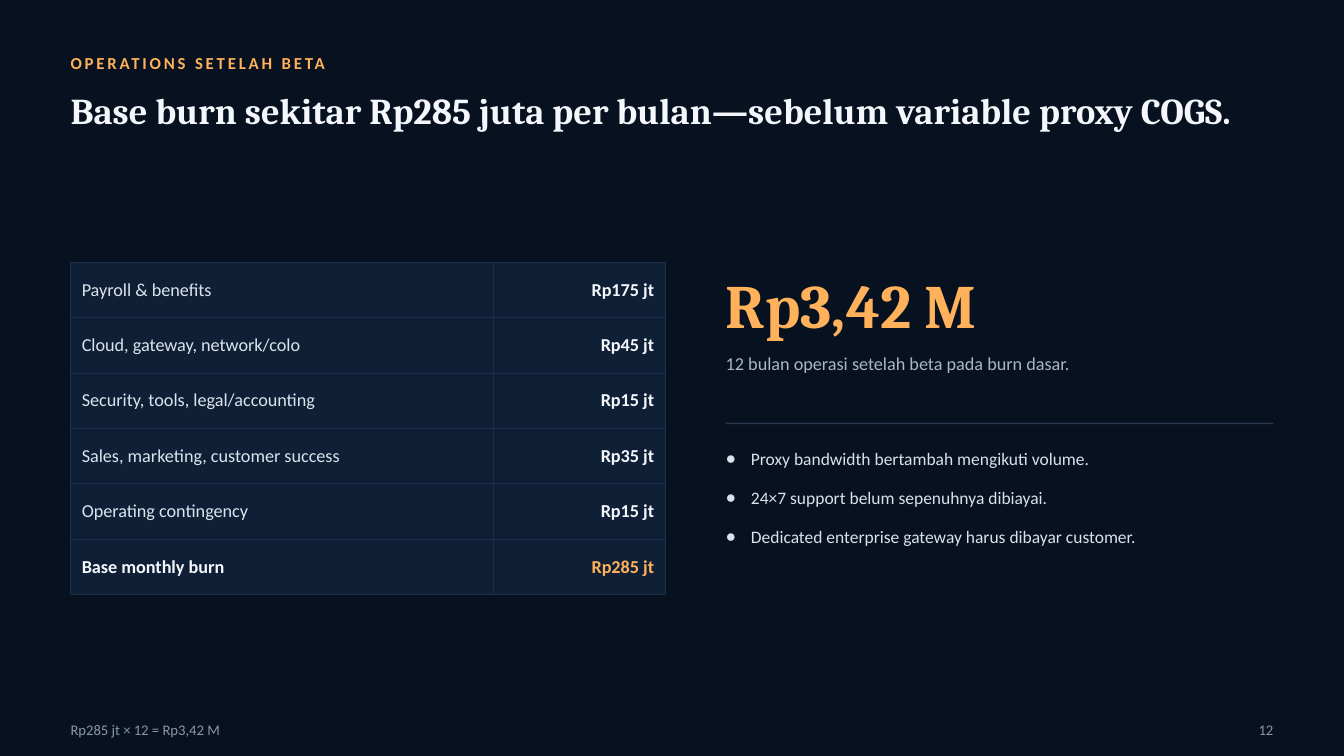
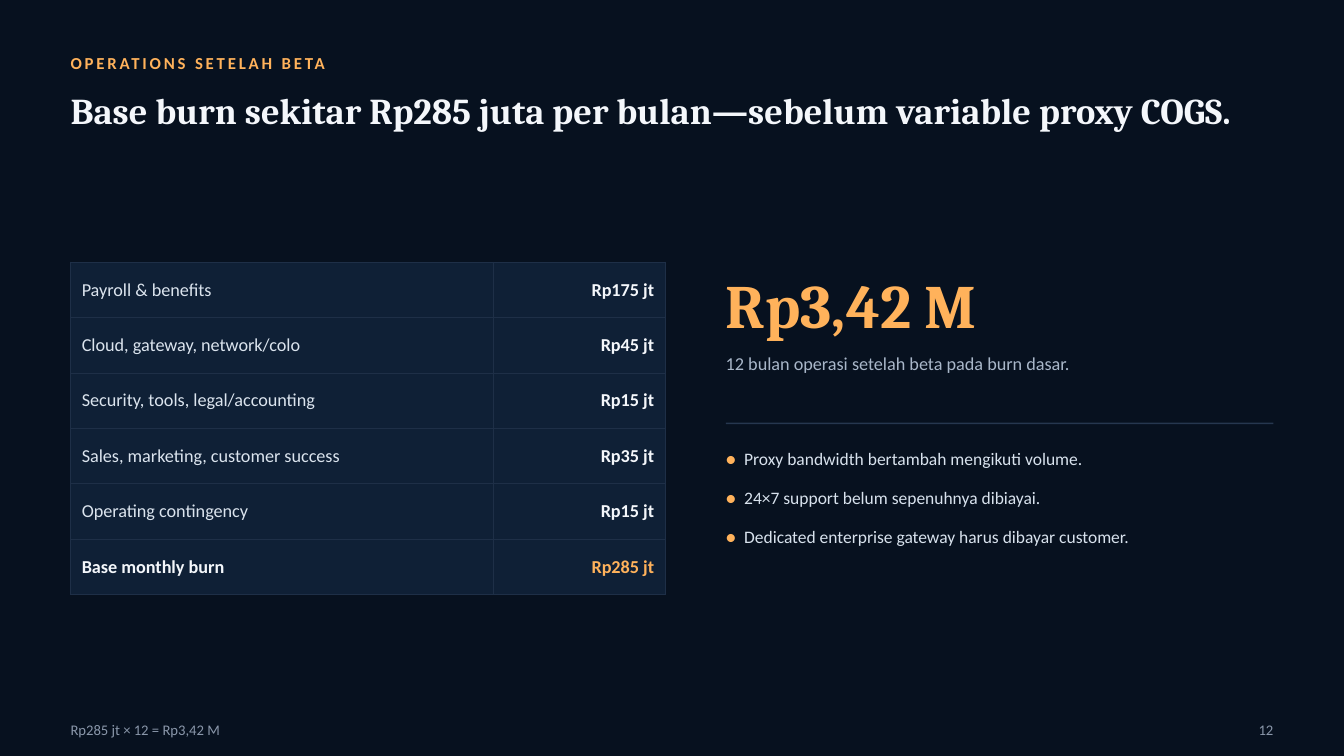
Before and after one commit to climsa/multi-object-storage-provider, a slide deck: slide 12 of project-docs/INVESTOR_DECK.pptx. Drawn at 1344x756 pixels with LibreOffice and Linux fonts; fonts in the diff are those of the drawing. Boxes give left, top, right and bottom in pixels: in the first picture for what was removed or moved away, otherwise in the second. Text is boxed around its words. In the diff, an @@ line names an element or a change of style, - is before the commit and + after.

```diff
--- a/project-docs/INVESTOR_DECK.pptx
+++ b/project-docs/INVESTOR_DECK.pptx
@@ text at bbox=[744, 453, 1128, 546]: text changed @@
-● Proxy bandwidth bertambah mengikuti volume.
-● 24×7 support belum sepenuhnya dibiayai.
-● Dedicated enterprise gateway harus dibayar customer.
+● Proxy bandwidth bertambah mengikuti volume.
+● 24×7 support belum sepenuhnya dibiayai.
+● Dedicated enterprise gateway harus dibayar customer.
```
Also in this commit, not shown: 6 other slides changed.
